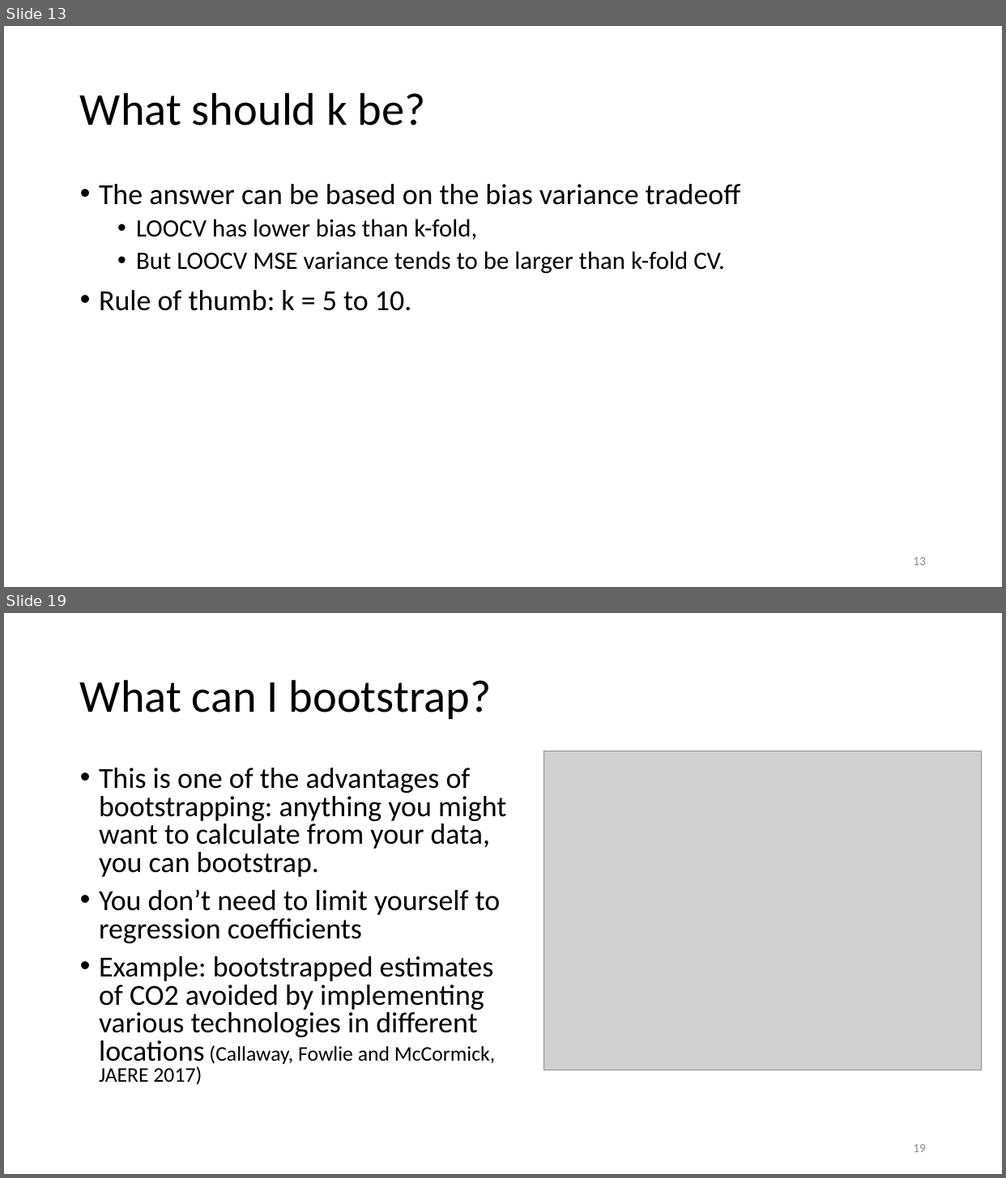
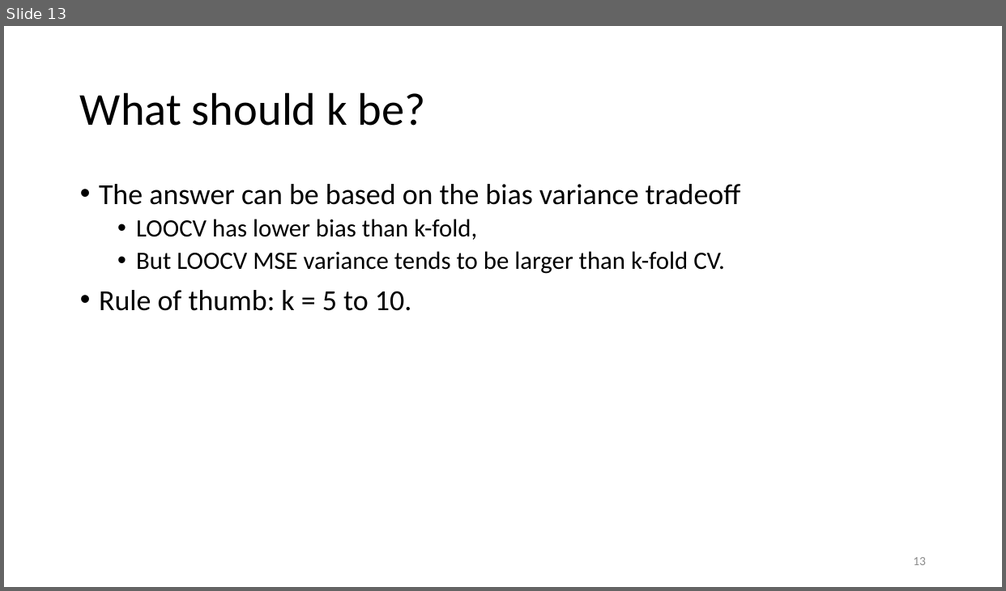
Before and after one commit to joshasuncion/ER-190C, a slide deck: lecture/Lecture 18 October 23/18 resampling.pptx. Shown one above the other, each under a label of ours: slides 13 and 19 before the commit, slide 13 after it; the slides between them are not shown. The pictures are 1006x1178 and 1006x591 pixels, drawn with LibreOffice and Linux fonts; fonts in the diff are those of the drawing; grey boxes stand for pictures. Boxes give left, top, right and bottom in pixels: in the first picture for what was removed or moved away, otherwise in the second. Text is boxed around its words. In the diff, an @@ line names an element or a change of style, - is before the commit and + after.

```diff
--- a/lecture/Lecture 18 October 23/18 resampling.pptx
+++ b/lecture/Lecture 18 October 23/18 resampling.pptx
@@ slide 19 removed at <box>4,613,1002,1174</box>, background #FFFFFF @@
@@ title removed at <box>80,679,492,719</box> @@
-What can I bootstrap?
@@ picture removed at <box>544,752,982,1071</box> @@
@@ text removed at <box>99,768,506,1085</box> @@
-• This is one of the advantages of bootstrapping: anything you might want to calculate from your data, you can bootstrap.
-• You don’t need to limit yourself to regression coefficients
-• Example: bootstrapped estimates of CO2 avoided by implementing various technologies in different locations (Callaway, Fowlie and McCormick, JAERE 2017)
@@ page number removed at <box>913,1144,926,1152</box> @@
-19
```
Also in this commit, not shown: 1 slide changed, 4 other slides removed, 2 other files.
